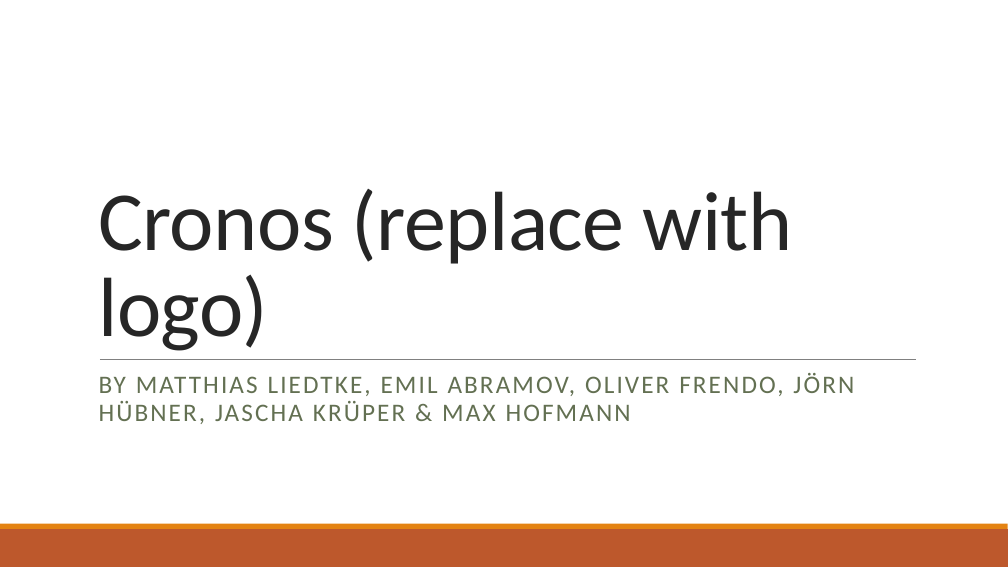
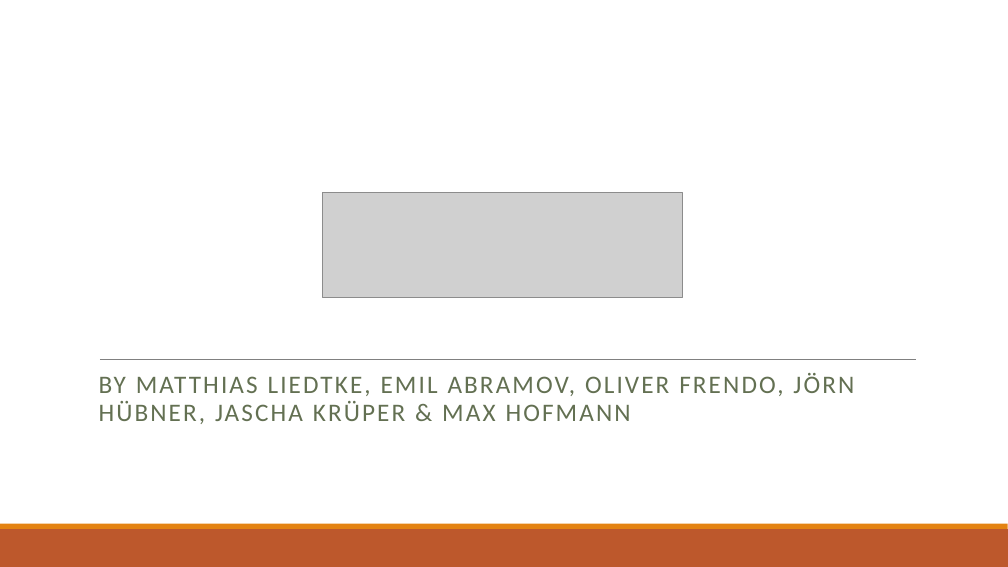
Before and after one commit to ofrendo/kronos, a slide deck: slide 1 of doc/Presentation.pptx. Drawn at 1008x567 pixels with LibreOffice and Linux fonts; fonts in the diff are those of the drawing; grey boxes stand for pictures. Boxes give left, top, right and bottom in pixels: in the first picture for what was removed or moved away, otherwise in the second. Text is boxed around its words. In the diff, an @@ line names an element or a change of style, - is before the commit and + after.

```diff
--- a/doc/Presentation.pptx
+++ b/doc/Presentation.pptx
@@ title removed at [98, 189, 793, 351] @@
-Cronos (replace with logo)
@@ picture added at [323, 192, 683, 297] @@
```
Also in this commit, not shown: 9 other slides changed, 17 slides added, 3 slides removed.
